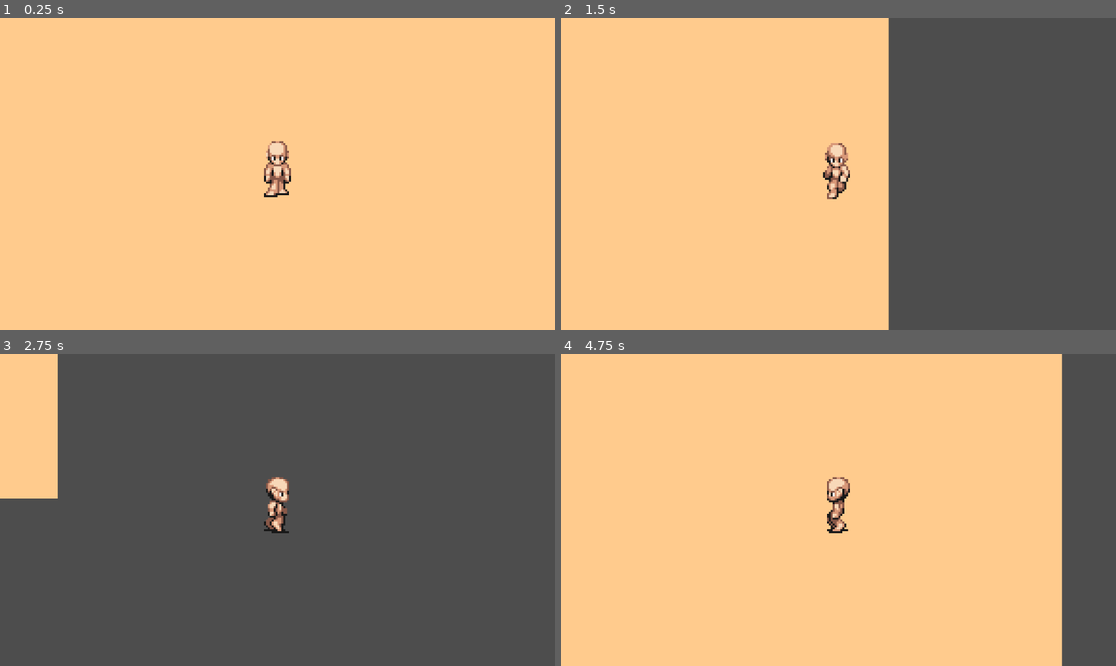
Above: before the commit, frames 1-4 (two rows, left to right).
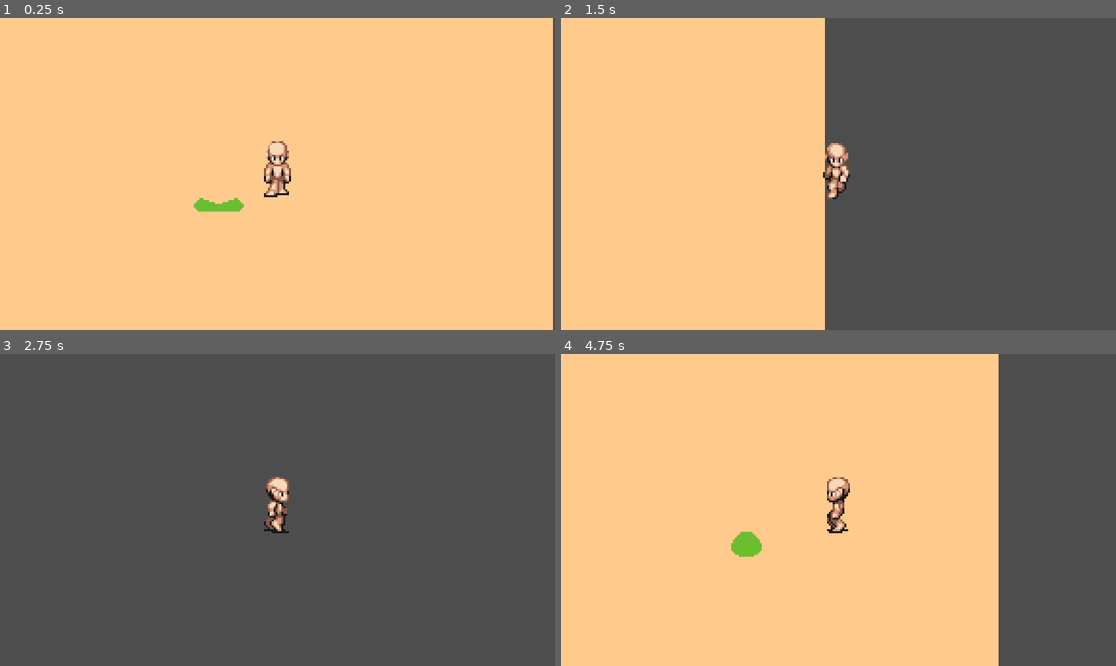
Above: after the commit, the same moments.

Repository: duncannvan/VanadelFrontier
Game: Godot game, scene res://scenes/main.tscn
The game is run twice, just before and just after one commit, with the same random seed, the same clock (stepped at 60 frames per second) and the same inputs.
Inputs:
- Up to frame 1 (0.25 s): no input
- Up to frame 2 (1.5 s): hold Right (right) 0.53-1.28 s; hold S (down) from 1.28 s (still down)
- Up to frame 3 (2.75 s): release S (down) at 2.03 s; hold Right (right) from 2.03 s (still down)
- Up to frame 4 (4.75 s): release Right (right) at 2.78 s; hold Up (up) 2.78-3.53 s; hold A (left) from 3.53 s (still down)

The runs differ from the first frame. In frame 1, 0.7% of the frame differs, in the area x 34-100%, y 0-100%; in frame 2, 11%; in frame 3, 4.8%; in frame 4, 12%, in the area x 30-91%, y 0-100%.

Commit message:
added slime

Diff:
--- a/project.godot
+++ b/project.godot
@@ -41,6 +41,12 @@
 ]
 }
 
+[layer_names]
+
+2d_physics/layer_1="Obstacles"
+2d_physics/layer_2="Player"
+2d_physics/layer_3="Mobs"
+
 [rendering]
 
 textures/canvas_textures/default_texture_filter=0
--- a/scenes/main.tscn
+++ b/scenes/main.tscn
@@ -1,7 +1,8 @@
-[gd_scene load_steps=5 format=4 uid="uid://336k7yfgtxkf"]
+[gd_scene load_steps=6 format=4 uid="uid://336k7yfgtxkf"]
 
 [ext_resource type="Texture2D" uid="uid://buwi2rby1fmxy" path="res://assets/sprites/TilesetFloor.png" id="1_0wfyh"]
 [ext_resource type="PackedScene" uid="uid://bjrk5kxpv2mrq" path="res://scenes/player.tscn" id="1_o5qli"]
+[ext_resource type="PackedScene" uid="uid://cx23fbehkvdub" path="res://scenes/slime.tscn" id="4_jyhfs"]
 
 [sub_resource type="TileSetAtlasSource" id="TileSetAtlasSource_0wfyh"]
 texture = ExtResource("1_0wfyh")
@@ -473,7 +474,10 @@
 tile_map_data = PackedByteArray("AAD9/wEAAwABAAEAAAD+/wEAAwABAAEAAAD//wEAAwABAAEAAAAAAAEAAwABAAEAAAABAAEAAwABAAEAAAACAA …(6176 unchanged characters)…
 tile_set = SubResource("TileSet_jyhfs")
 
-[node name="CharacterBody2D" parent="." instance=ExtResource("1_o5qli")]
-
-[node name="Camera2D" type="Camera2D" parent="CharacterBody2D"]
+[node name="Player" parent="." instance=ExtResource("1_o5qli")]
+position = Vector2(33, -7)
+
+[node name="Camera2D" type="Camera2D" parent="Player"]
 zoom = Vector2(4, 4)
+
+[node name="Slime" parent="." instance=ExtResource("4_jyhfs")]
--- a/scenes/player.tscn
+++ b/scenes/player.tscn
@@ -4,6 +4,7 @@
 [ext_resource type="Texture2D" uid="uid://cbetiiavj1c80" path="res://assets/sprites/character.png" id="2_qhqgy"]
 
 [sub_resource type="RectangleShape2D" id="RectangleShape2D_d2wvv"]
+size = Vector2(10, 9)
 
 [sub_resource type="AtlasTexture" id="AtlasTexture_g2els"]
 atlas = ExtResource("2_qhqgy")
@@ -224,14 +225,18 @@
 "speed": 5.0
 }]
 
-[node name="CharacterBody2D" type="CharacterBody2D"]
+[node name="Player" type="CharacterBody2D"]
+collision_layer = 2
 script = ExtResource("1_g2els")
 
 [node name="CollisionShape2D" type="CollisionShape2D" parent="."]
+position = Vector2(0, 7)
 shape = SubResource("RectangleShape2D_d2wvv")
 
 [node name="AnimatedSprite2D" type="AnimatedSprite2D" parent="."]
+position = Vector2(3, 5)
 sprite_frames = SubResource("SpriteFrames_qhqgy")
 animation = &"down"
 frame_progress = 0.318995
 speed_scale = 1.5
+offset = Vector2(-3, -5)
--- /dev/null
+++ b/scenes/slime.gd
@@ -0,0 +1,27 @@
+extends CharacterBody2D
+
+@export var speed = 10.0
+@export var player_path = "../Player"
+var player
+
+# Called when the node enters the scene tree for the first time.
+func _ready() -> void:
+	var sprite = $AnimatedSprite2D
+	sprite.animation = "bounce"
+	sprite.play()
+
+	player = get_node(player_path)
+
+	var area2d = $Area2D
+	area2d.body_entered.connect(_body_entered)
+
+func _body_entered(body) -> void:
+	print("Collision with:", body.name)
+
+# Called every frame. 'delta' is the elapsed time since the previous frame.
+func _process(delta: float) -> void:
+	if not player: return
+
+	var direction = (player.position - position).normalized()
+	velocity = direction * speed
+	move_and_slide()
--- /dev/null
+++ b/scenes/slime.tscn
@@ -0,0 +1,87 @@
+[gd_scene load_steps=12 format=3 uid="uid://cx23fbehkvdub"]
+
+[ext_resource type="Texture2D" uid="uid://du338sefccsqy" path="res://assets/sprites/slime.png" id="1_371uh"]
+[ext_resource type="Script" uid="uid://cln361r7usbwc" path="res://scenes/slime.gd" id="1_p2gj0"]
+
+[sub_resource type="AtlasTexture" id="AtlasTexture_p2gj0"]
+atlas = ExtResource("1_371uh")
+region = Rect2(0, 0, 32, 32)
+
+[sub_resource type="AtlasTexture" id="AtlasTexture_n6pvg"]
+atlas = ExtResource("1_371uh")
+region = Rect2(32, 0, 32, 32)
+
+[sub_resource type="AtlasTexture" id="AtlasTexture_pjw23"]
+atlas = ExtResource("1_371uh")
+region = Rect2(64, 0, 32, 32)
+
+[sub_resource type="AtlasTexture" id="AtlasTexture_2npkn"]
+atlas = ExtResource("1_371uh")
+region = Rect2(96, 0, 32, 32)
+
+[sub_resource type="AtlasTexture" id="AtlasTexture_fd6lc"]
+atlas = ExtResource("1_371uh")
+region = Rect2(128, 0, 32, 32)
+
+[sub_resource type="AtlasTexture" id="AtlasTexture_gstla"]
+atlas = ExtResource("1_371uh")
+region = Rect2(160, 0, 32, 32)
+
+[sub_resource type="AtlasTexture" id="AtlasTexture_v5wyi"]
+atlas = ExtResource("1_371uh")
+region = Rect2(192, 0, 32, 32)
+
+[sub_resource type="SpriteFrames" id="SpriteFrames_0l8pv"]
+animations = [{
+"frames": [{
+"duration": 1.0,
+"texture": SubResource("AtlasTexture_p2gj0")
+}, {
+"duration": 1.0,
+"texture": SubResource("AtlasTexture_n6pvg")
+}, {
+"duration": 1.0,
+"texture": SubResource("AtlasTexture_pjw23")
+}, {
+"duration": 1.0,
+"texture": SubResource("AtlasTexture_2npkn")
+}, {
+"duration": 1.0,
+"texture": SubResource("AtlasTexture_fd6lc")
+}, {
+"duration": 1.0,
+"texture": SubResource("AtlasTexture_gstla")
+}, {
+"duration": 1.0,
+"texture": SubResource("AtlasTexture_v5wyi")
+}],
+"loop": true,
+"name": &"bounce",
+"speed": 8.0
+}]
+
+[sub_resource type="CircleShape2D" id="CircleShape2D_vnioy"]
+radius = 6.0
+
+[node name="Slime" type="CharacterBody2D"]
+collision_layer = 4
+script = ExtResource("1_p2gj0")
+metadata/_edit_group_ = true
+
+[node name="AnimatedSprite2D" type="AnimatedSprite2D" parent="."]
+sprite_frames = SubResource("SpriteFrames_0l8pv")
+animation = &"bounce"
+
+[node name="CollisionShape2D" type="CollisionShape2D" parent="."]
+show_behind_parent = true
+position = Vector2(0, 7)
+shape = SubResource("CircleShape2D_vnioy")
+
+[node name="Area2D" type="Area2D" parent="."]
+collision_layer = 4
+collision_mask = 2
+
+[node name="CollisionShape2D" type="CollisionShape2D" parent="Area2D"]
+show_behind_parent = true
+position = Vector2(0, 7)
+shape = SubResource("CircleShape2D_vnioy")
Binary file added: assets/sprites/TilesetTowers.png
Not shown, added: assets/sprites/TilesetTowers.png.import
Binary file added: assets/sprites/slime.png
Not shown, added: assets/sprites/slime.png.import
Not shown, added: scenes/slime.gd.uid
